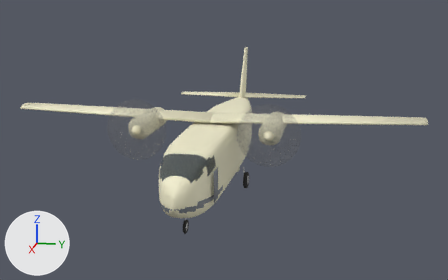
The glTF model public/models/takeflight/haulmaster_lod0.glb as it was, and as the next commit left it.
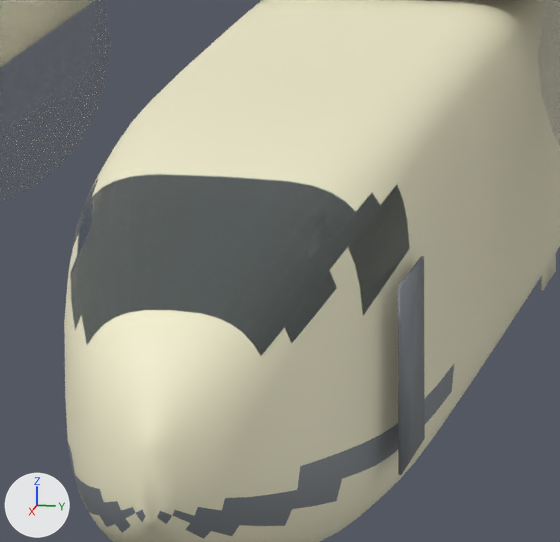
Old and new are each drawn whole from a 50 mm lens placed at (29.48, 6.24, 8.0), pointed at (-0.56, 0.23, 0.49) and again close up on the part from 33% to 54% of the width and 45% to 77% of the height. The lights are fixed; the arrows at lower left show +X, +Y and +Z. The first two pictures are the older version. Where no turn or scale is listed for an object, it has been applied to the vertices. Vertices at exactly the same position are counted once.

Objects in the first close-up: 'door_crew', 'fuselage', 'glass', 'prop_1_disc', 'prop_2_disc' and 1 more.
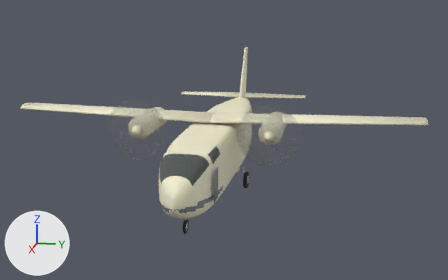
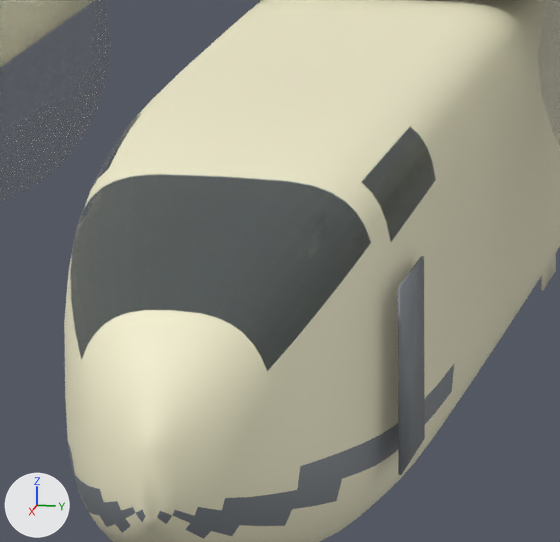
Where the newer file only moved an object's origin or applied its transform, the numbers keep the older frame.

The change, as a diff of the scene's bpy script:
```diff
--- a/public/models/takeflight/haulmaster_lod0.glb.py
+++ b/public/models/takeflight/haulmaster_lod0.glb.py
@@ me_fuselage @@
 # used by ob_fuselage; location = (-0.15, 0.0, 0.3)
-me_fuselage.from_pydata(...)  # 1424 vertices, 2788 faces; spans x -8.2..8.2, y -1.2..1.2, z -1.4..1.4
+me_fuselage.from_pydata(...)  # 1416 vertices, 2768 faces; spans x -8.2..8.2, y -1.2..1.2, z -1.4..1.4
+# me_fuselage part 1
+# 18 vertices are removed from x 5.4..7.5, y -1.1..1.1, z 0.6..1.2
+# 48 faces are deleted
+# 10 vertices are added at x 6.1..6.4, y -1.1..1.1, z 0.7..1.0
+# 28 new faces join them, mat_haulmaster_paint (pale yellow #f3efce)
+# other edits to the shape of me_fuselage do not show in these pictures
 me_fuselage.materials.append(mat_haulmaster_paint)
@@ me_glass @@
 # used by ob_glass; location = (6.56, 0.0, 1.134)
-me_glass.from_pydata(...)  # 336 vertices, 168 faces; spans x -0.96..0.96, y -1.12..1.12, z -0.41..0.41
+me_glass.from_pydata(...)  # 370 vertices, 188 faces; spans x -1.71..0.96, y -1.14..1.14, z -0.5..0.44
+# me_glass part 2: the loose piece of 4 vertices spanning x -0.28..-0.02, y 0.99..1.05, z -0.41..-0.13 is deleted
+# me_glass part 3
+# 20 vertices are removed from x -0.96..-0.02, y 0.9..1.12, z -0.33..0.22
+# 28 faces are deleted
+# 36 vertices are added at x -1.71..0.96, y 0.57..1.14, z -0.5..0.44
+# 6 new vertices lie (0.38, -0.02, -0.03) away from vertices in x -1.71, y 1.03..1.12, z 0.2..0.38
+# 40 new faces join them
+# me_glass part 4
+# 22 vertices are removed from x -0.96..-0.02, y -1.12..0.0, z -0.33..0.41
+# 24 faces are deleted
+# 36 vertices are added at x -1.71..0.96, y -1.14..-0.57, z -0.5..0.44
+# 6 new vertices lie (0.38, 0.02, -0.03) away from vertices in x -1.71, y -1.12..-1.03, z 0.2..0.38
+# 36 new faces join them
+# other edits to the shape of me_glass do not show in these pictures
 me_glass.materials.append(mat_haulmaster_glass)
```

Changed parts and their boxes (x1, y1, x2, y2) in the close-ups (560 x 542 px; the box of a moved part takes in the faces that stretch with it):
part 1 of me_fuselage, reshaped: before (71, 114, 436, 371); after (72, 180, 409, 315)
part 2 of me_glass, deleted: before (360, 265, 379, 316)
part 3 of me_glass, moved or reshaped: before (253, 185, 410, 356); after (253, 126, 436, 371)
part 4 of me_glass, moved or reshaped: before (68, 170, 222, 328); after (70, 114, 222, 358)
